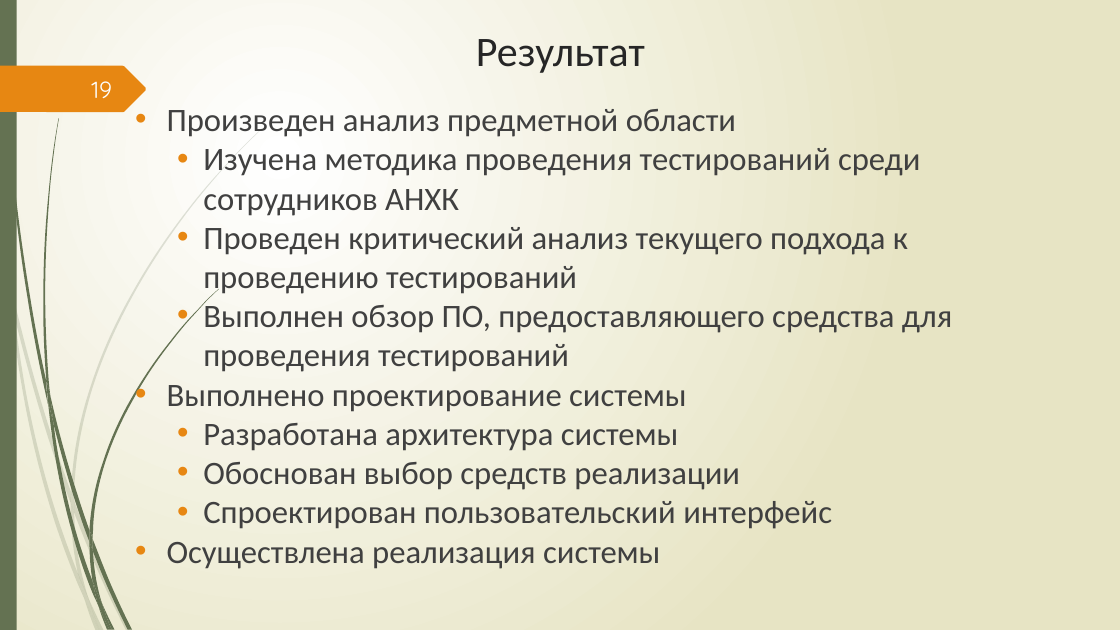
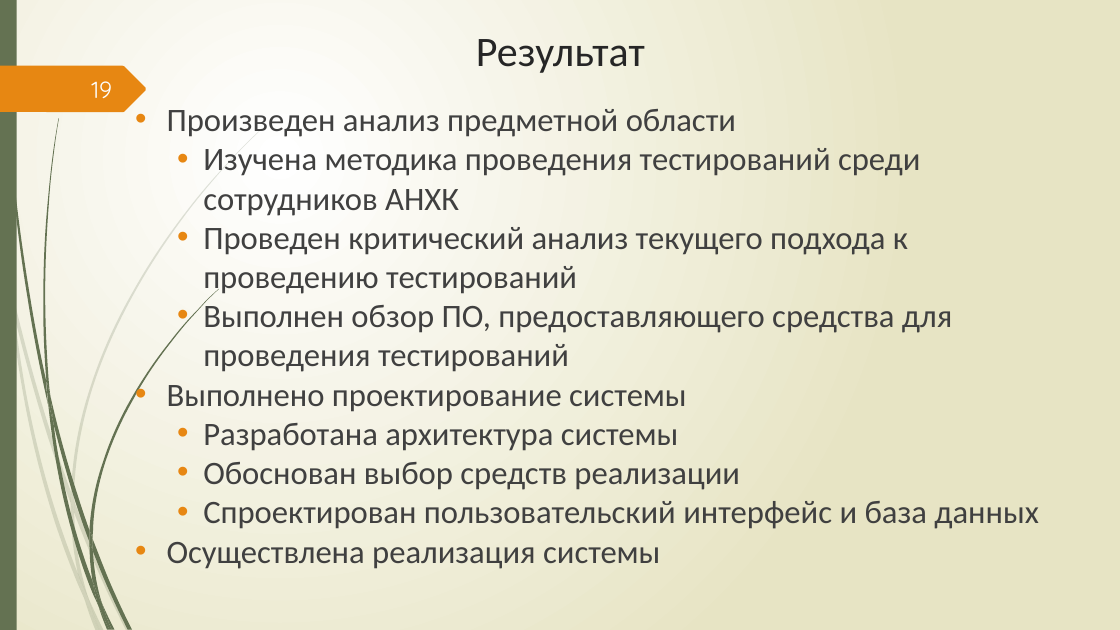
Before and after one commit to Csar9000/Quality-of-life-assessment-system, a slide deck: slide 19 of Документы/Презентация ВКР.pptx. Drawn at 1120x630 pixels with LibreOffice and Linux fonts; fonts in the diff are those of the drawing. Boxes give left, top, right and bottom in pixels: in the first picture for what was removed or moved away, otherwise in the second. Text is boxed around its words. In the diff, an @@ line names an element or a change of style, - is before the commit and + after.

```diff
--- a/Документы/Презентация ВКР.pptx
+++ b/Документы/Презентация ВКР.pptx
@@ text at box(203, 501, 1039, 529): text changed @@
-  • Спроектирован пользовательский интерфейс
+  • Спроектирован пользовательский интерфейс и база данных
```
Also in this commit, not shown: 2 other slides changed, 1 slide added, 3 other files.
